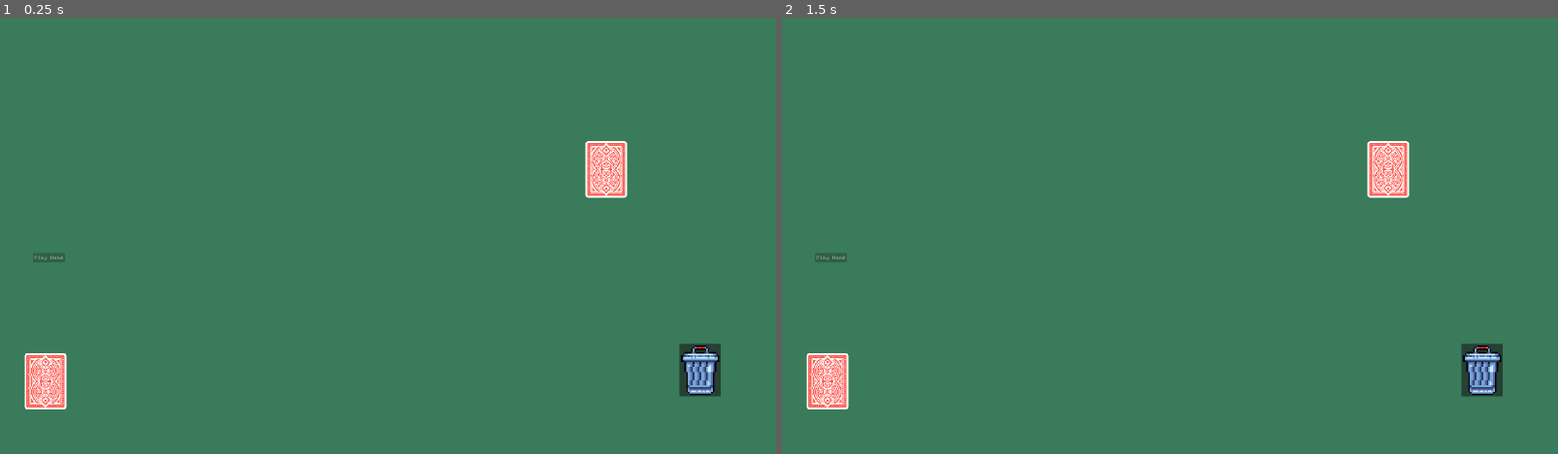
Above: before the commit, frames 1-2 (left to right).
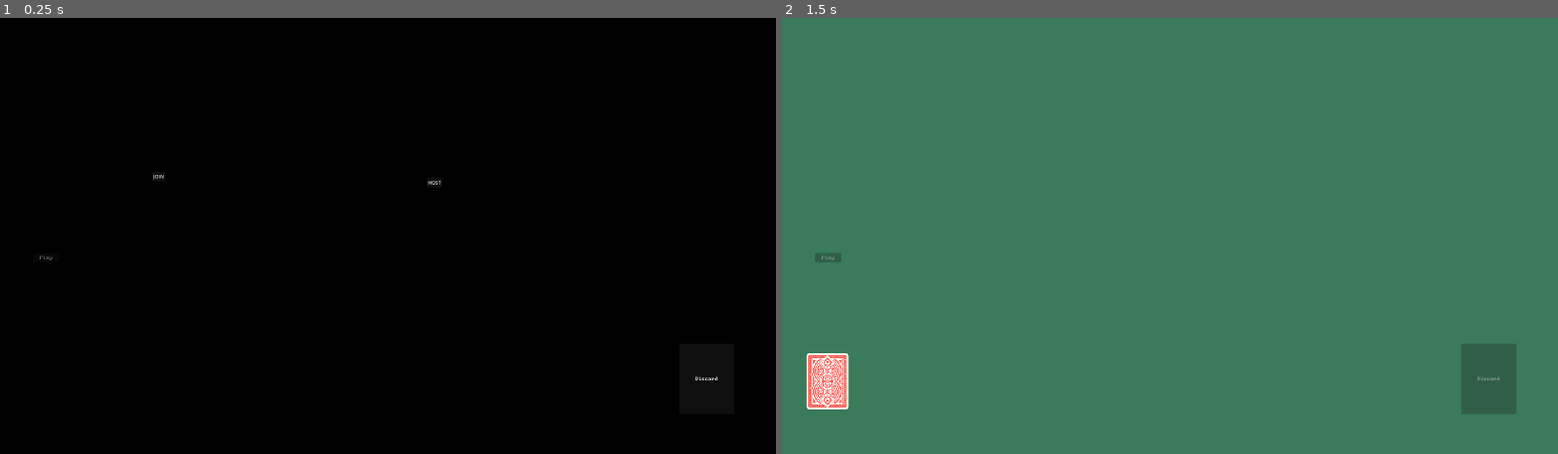
Above: after the commit, the same moments.

Repository: SalC124/rhombatro
Game: Godot game, scene res://scenes/Main2.tscn
Same seed, same stepped clock (60 frames per second), same inputs: the game is played once before the commit and once after it. Before the commit the project starts from res://scenes/Main.tscn.
Inputs (mouse positions are in pixels of both pictures, inside the frame that each line leads up to; where the layout moved, square brackets give the same spot in the first picture):
- Up to frame 1 (0.25 s): no input
- Up to frame 2 (1.5 s): click (1488, 379) [1480, 371] at 0.5 s; click (1216, 183) at 1.25 s, where only the run after the commit has a clickable "HOST"

The runs differ from the first frame. In frame 1, 100% of the frame differs, in the area x 0-100%, y 0-100%; in frame 2, 1.8%.

Commit message:
put the game logic in game_loop instead of scoring since it just makes more sense that way. why go up to go back down?

Diff:
--- a/project.godot
+++ b/project.godot
@@ -11,7 +11,7 @@
 [application]
 
 config/name="Rhombatro"
-run/main_scene="uid://cvrfd1rl7qiea"
+run/main_scene="uid://6bn5un8hvgrg"
 config/features=PackedStringArray("4.6", "Forward Plus")
 config/icon="res://icon.svg"
 
--- a/scripts/game_loop.gd
+++ b/scripts/game_loop.gd
@@ -3,31 +3,23 @@
 const CARD_STATES = preload("res://scripts/card_states.gd")
 var scoring_refs = {}
 
-var player_1_played = false
-var player_2_played = false
-
-var player_1_cards_in_play = []
-var player_2_cards_in_play = []
-
 func set_scoring_refs(peer_id: int, ref: Node) -> void:
 	scoring_refs[peer_id] = ref
 	ref.owner_peer_id = peer_id
+	ref._ready_setup()
+	if scoring_refs.size() == 2: # make sure this is the second one before starting
+		draw_initial_hands()
 
 
-# func player_1_setup(player_id):
-# 	while true:
-# 		await get_tree().create_timer(0.2).timeout
-# 		if multiplayer.get_peers().size() > 0:
-# 			break
-# 	$"PlayerField/Deck".draw_initial_hand()
+func draw_initial_hands() -> void:
+	for feinld in scoring_refs.values():
+		feinld.get_node("Deck").draw_card(CARD_STATES.DEFAULT_HAND_SIZE)
 
 
-# func evil_setup():
-# 	while true:
-# 		await get_tree().create_timer(0.2).timeout
-# 		if multiplayer.get_peers().size() > 0:
-# 			break
-# 	$"EvilField/Deck".draw_initial_hand()
+func get_local_field() -> Node:
+	if not multiplayer.has_multiplayer_peer():
+		return null # juuuuuuuuust in case (this time i needed it lol)
+	return scoring_refs.get(multiplayer.get_unique_id())
 
 
 # Called when the node enters the scene tree for the first time.
@@ -36,12 +28,30 @@
 
 
 func _process(_delta: float) -> void:
-	pass
+	button_update() # this is only temporary. in reality, it should run every change in selection
 
 
+func button_update():
+	var field = get_local_field()
+	if field == null:
+		return # juuuuuust in case
+	var hand = field.player_hand_ref
+	if hand.selected_cards.size() == 0:
+		get_parent().get_node("DiscardButton").disabled = true
+		get_parent().get_node("PlayButton").disabled = true
+	else:
+		get_parent().get_node("DiscardButton").disabled = false
+		get_parent().get_node("PlayButton").disabled = hand.rhombuses == 0
+
 func _on_discard_pressed() -> void:
-	pass # Replace with function body.
+	var field = get_local_field()
+	if field == null:
+		return
+	field._on_discard_pressed()
 
 
 func _on_play_button_pressed() -> void:
-	pass # Replace with function body.
+	var field = get_local_field()
+	if field == null:
+		return
+	field._on_play_hand_pressed()
--- a/scripts/scoring.gd
+++ b/scripts/scoring.gd
@@ -14,18 +14,19 @@
 
 # Called when the node enters the scene tree for the first time.
 func _ready() -> void:
+	pass
+
+
+func _ready_setup() -> void:
+	print("_ready_setup | owner_peer_id: ", owner_peer_id, " | my_id: ", multiplayer.get_unique_id())
 	is_local_player = owner_peer_id == multiplayer.get_unique_id()
 
-	if is_local_player:
-		$"Discard".disabled=true
-		$"PlayHand".disabled=true
-	else:
+	if not is_local_player:
 		rotation = PI
 		position = Vector2(2560, 1440)
-		$"Discard".visible = false
-		$"PlayHand".visible = false
+
 	$"CardManager".connect("select", func(_card):
-		button_update()
+		get_parent().get_node("GameLoop").button_update()
 		# ligma(card)
 	)
 
@@ -36,21 +37,6 @@
 
 func ligma(_card):
 	print("ligma")
-
-
-func button_update():
-	if not is_local_player:
-		return # return early so nothing gets impacted by the opponent
-	if player_hand_ref.selected_cards.size() == 0:
-		$"Discard".disabled=true
-		$"PlayHand".disabled=true
-	else:
-		$"Discard".disabled=false
-		if player_hand_ref.rhombuses > 0:
-			$"PlayHand".disabled = false
-		else:
-			$"PlayHand".disabled = true
-	# print(player_hand_ref.rhombuses)
 
 
 # Called every frame. 'delta' is the elapsed time since the previous frame.
@@ -85,7 +71,7 @@
 	)
 
 	player_hand_ref.rhombuses = 0
-	button_update()
+	get_parent().get_node("GameLoop").button_update()
 
 
 func i_used_to_have_hoop_dreams_until_i_found_out_that_there_were_other_ways_to_score():
@@ -115,4 +101,4 @@
 	)
 
 	player_hand_ref.rhombuses = 0
-	button_update()
+	get_parent().get_node("GameLoop").button_update()
